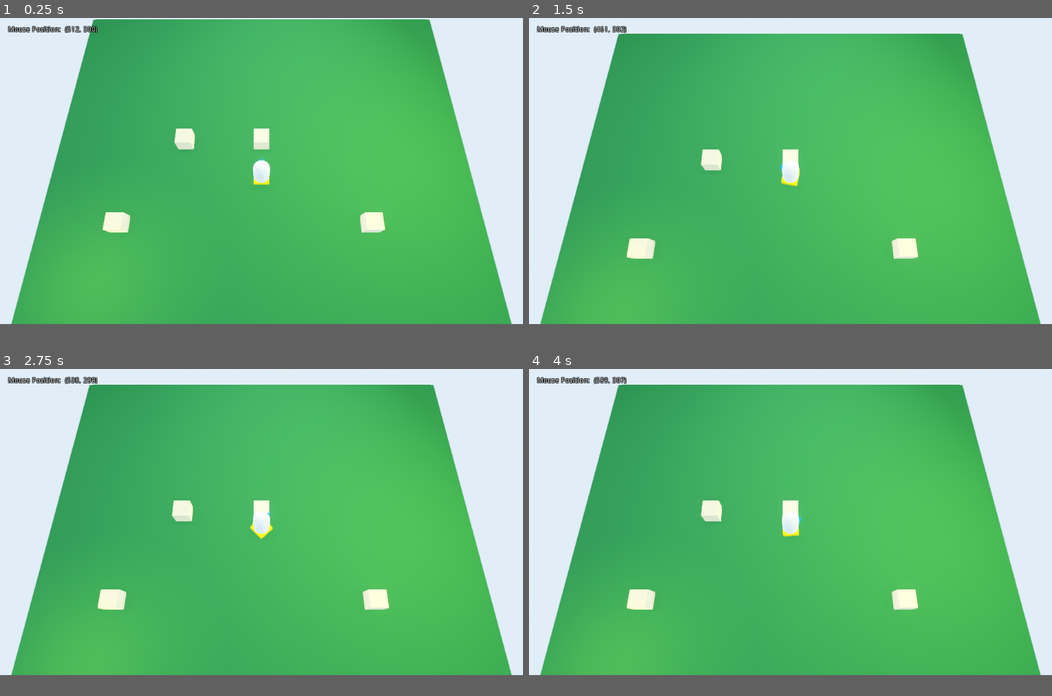
Above: before the commit, frames 1-4 (two rows, left to right).
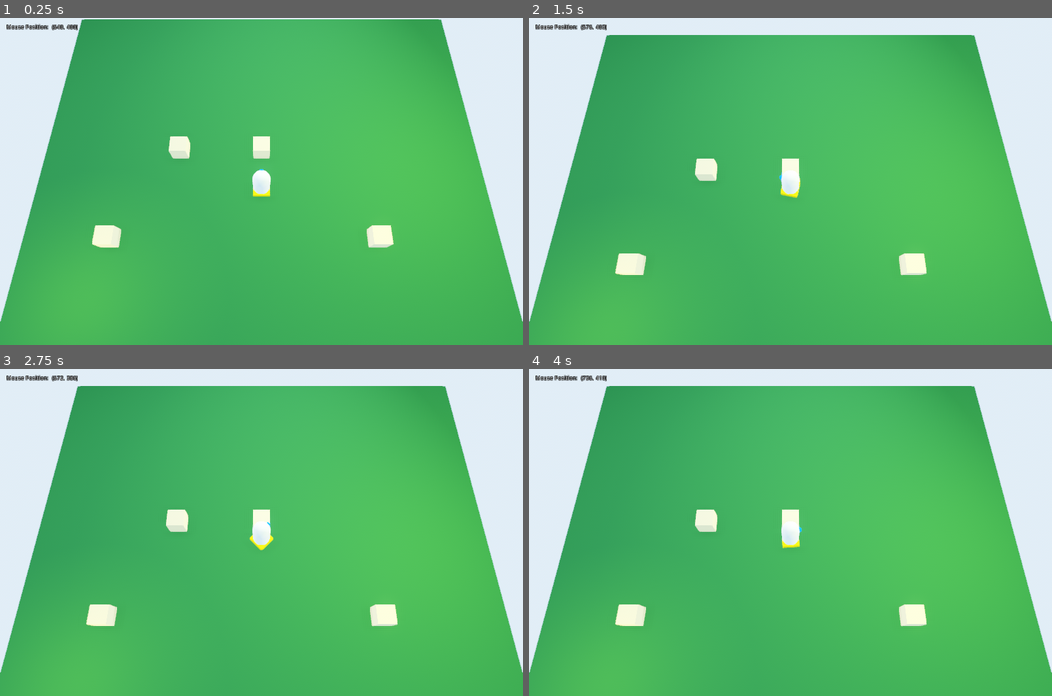
Above: after the commit, the same moments.

Repository: sean-clayton/TopDownTest
Game: Godot game, scene res://Main.tscn
The game is run twice, just before and just after one commit, with the same random seed, the same clock (stepped at 60 frames per second) and the same inputs.
Inputs (mouse positions are in pixels of both pictures, inside the frame that each line leads up to):
- Up to frame 1 (0.25 s): no input
- Up to frame 2 (1.5 s): tap Enter at 0.5 s; move the mouse to (816, 168) at 0.52 s; hold W (player_move_up) from 0.53 s (still down); tap Space at 1.25 s; move the mouse to (764, 171) at 1.27 s
- Up to frame 3 (2.75 s): keep holding W (player_move_up); tap Enter at 2 s; move the mouse to (271, 516) at 2.02 s
- Up to frame 4 (4 s): keep holding W (player_move_up); tap Space at 2.75 s; move the mouse to (785, 525) at 2.77 s; tap Enter at 3.5 s; move the mouse to (827, 525) at 3.52 s
In our replay, the window is 800x468 before the commit and 800x500 after it. These sizes can differ from the game's own. Grey fills any space a smaller window leaves; there, only what the larger window draws over its background counts as a difference.

The runs differ from the first frame. In frame 1, 6.4% of the frame differs, in the area x 0-100%, y 0-94%; in frame 2, 6.4%; in frame 3, 6.4%, in the area x 0-100%, y 1-94%; in frame 4, 6.4%.

Commit message:
Minor updates

Diff:
--- a/Main.tscn
+++ b/Main.tscn
@@ -54,14 +54,14 @@
 }
 
 [node name="LabelList" type="VBoxContainer" parent="UI"]
-margin_right = 1024.0
-margin_bottom = 600.0
+margin_right = 1280.0
+margin_bottom = 800.0
 __meta__ = {
 "_edit_use_anchors_": false
 }
 
 [node name="MousePosition" type="HBoxContainer" parent="UI/LabelList"]
-margin_right = 1024.0
+margin_right = 1280.0
 margin_bottom = 14.0
 __meta__ = {
 "_edit_use_anchors_": false
--- a/Player.gd
+++ b/Player.gd
@@ -2,11 +2,8 @@
 
 onready var body = $PlayerKinematicBody
 onready var player_bottom = $PlayerKinematicBody/PlayerBottom
-onready var mesh = $PlayerKinematicBody/PlayerMesh
 onready var camera_rig = $CameraRig
 onready var camera = $CameraRig/PlayerCamera
-onready var freefall_ray = $PlayerKinematicBody/FreefallRay
-
 onready var mouse_position_label = get_node("/root/Main/UI/LabelList/MousePosition/Value")
 
 export var gravity = 100
@@ -15,10 +12,6 @@
 
 var move_direction = Vector3()
 var velocity = Vector3()
-
-const SNAP_DIRECTION = Vector3.DOWN
-const SNAP_LENTH = 2
-var snap_vector = SNAP_DIRECTION * SNAP_LENTH
 
 
 func _ready() -> void:
--- a/project.godot
+++ b/project.godot
@@ -16,7 +16,8 @@
 
 [display]
 
-window/size/fullscreen=true
+window/size/width=1280
+window/size/height=800
 window/vsync/use_vsync=false
 
 [input]
Not shown, changed: README.md
